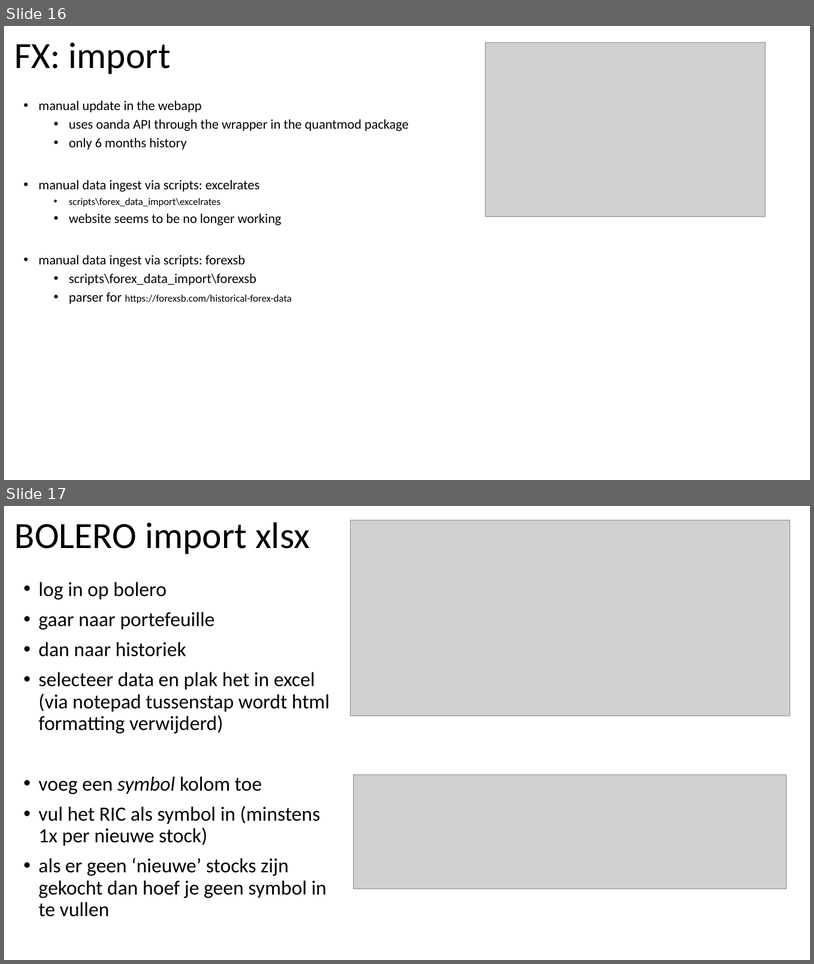
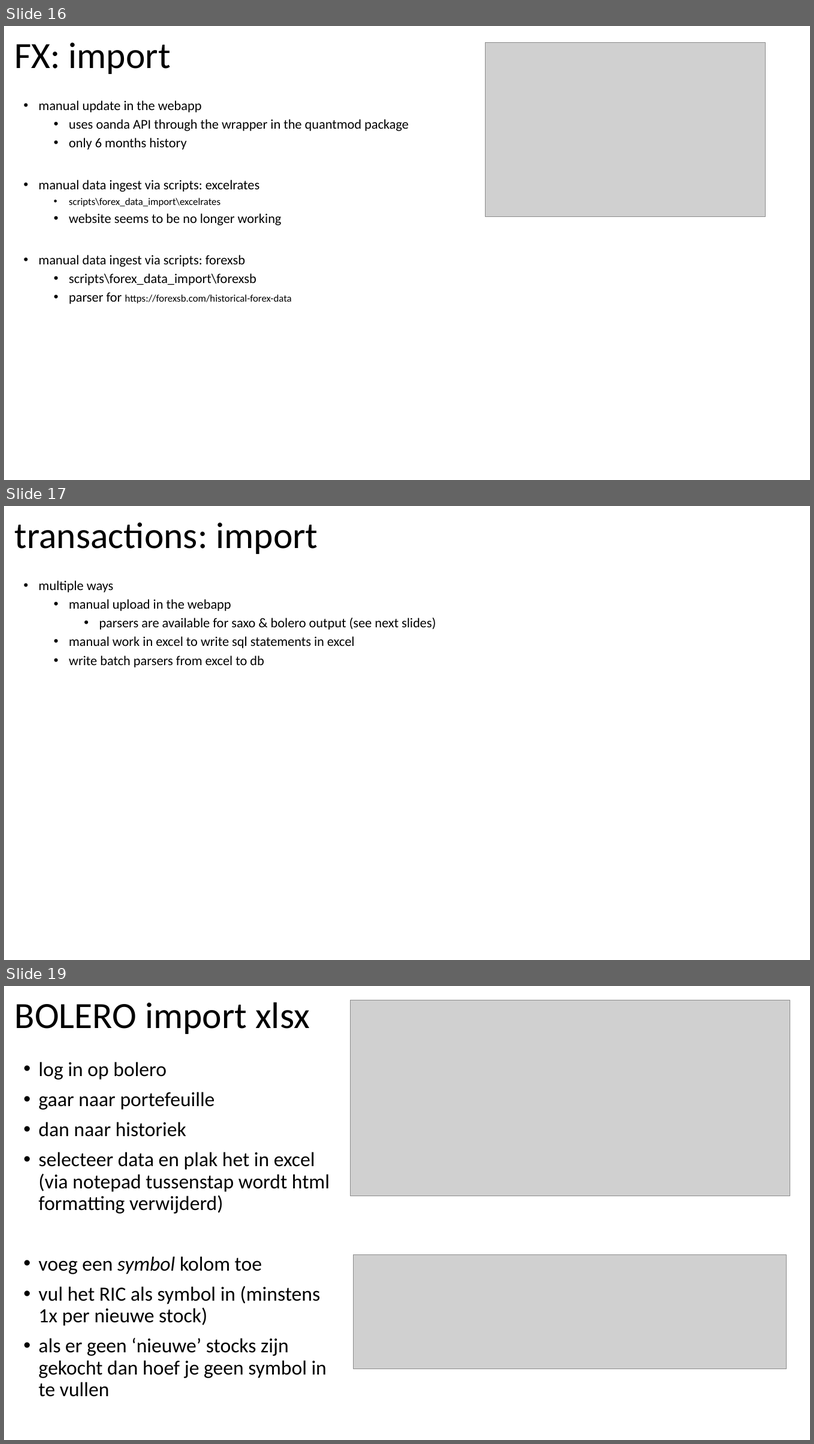
Before and after one commit to jorritvm/stocks_dashboard, a slide deck: doc/stock_dashboard_documentation.pptx. Shown one above the other, each under a label of ours: slides 16 and 17 before the commit, slides 16, 17 and 19 after it; the slides between them are not shown. The pictures are 814x964 and 814x1444 pixels, drawn with LibreOffice and Linux fonts; fonts in the diff are those of the drawing; grey boxes stand for pictures. Boxes give left, top, right and bottom in pixels: in the first picture for what was removed or moved away, otherwise in the second. Text is boxed around its words. In the diff, an @@ line names an element or a change of style, - is before the commit and + after.

```diff
--- a/doc/stock_dashboard_documentation.pptx
+++ b/doc/stock_dashboard_documentation.pptx
@@ slide 17 added at (4, 506, 810, 960), background #FFFFFF @@
@@ title added at (15, 522, 318, 554), 44 pt, text #000000 @@
+transactions: import
@@ text added at (39, 580, 436, 667), 16 pt, text #000000 @@
+• multiple ways
+  • manual upload in the webapp
+    • parsers are available for saxo & bolero output (see next slides)
+  • manual work in excel to write sql statements in excel
+  • write batch parsers from excel to db
@@ what was slide 17 is now slide 19 @@
```
Also in this commit, not shown: 3 slides changed, 3 other slides added, 1 slide removed, 7 other files.
